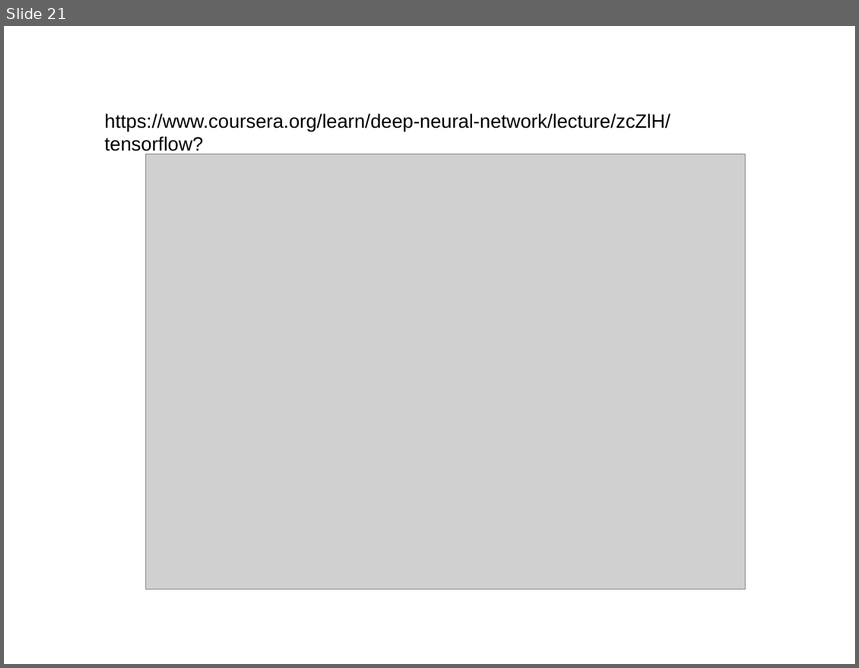
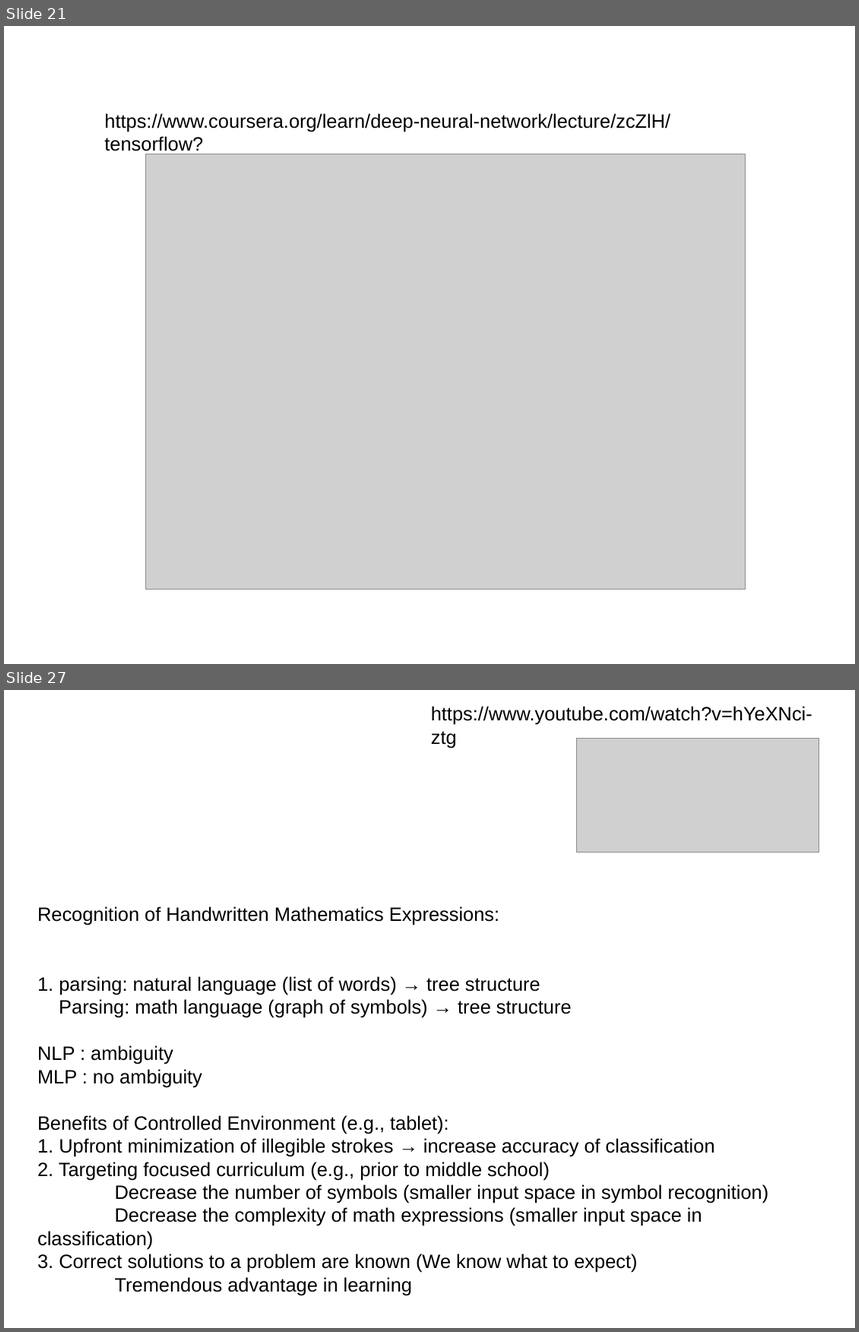
Before and after one commit to rosepark222/RNN-for-adding-two-binary-numbers, a slide deck: RNN.odp. Shown one above the other, each under a label of ours: slide 21 before the commit, slides 21 and 27 after it; the slides between them are not shown. The pictures are 859x668 and 859x1332 pixels, drawn with LibreOffice and Linux fonts; fonts in the diff are those of the drawing; grey boxes stand for pictures. Boxes give left, top, right and bottom in pixels: in the first picture for what was removed or moved away, otherwise in the second. Text is boxed around its words. In the diff, an @@ line names an element or a change of style, - is before the commit and + after.

```diff
--- a/RNN.odp
+++ b/RNN.odp
@@ slide 27 added at [4,690,855,1328], background #FFFFFF @@
@@ text added at [431,706,813,748], 18 pt, text #000000 @@
+https://www.youtube.com/watch?v=hYeXNci-ztg
@@ picture added at [576,738,819,852] @@
@@ text added at [37,907,769,1296], 18 pt, text #000000 @@
+Recognition of Handwritten Mathematics Expressions:
+1. parsing: natural language (list of words) → tree structure
+Parsing: math language (graph of symbols) → tree structure
+NLP : ambiguity
+MLP : no ambiguity
+Benefits of Controlled Environment (e.g., tablet):
+1. Upfront minimization of illegible strokes → increase accuracy of classification
+2. Targeting focused curriculum (e.g., prior to middle school)
+Decrease the number of symbols (smaller input space in symbol recognition)
+Decrease the complexity of math expressions (smaller input space in classification)
+3. Correct solutions to a problem are known (We know what to expect)
+Tremendous advantage in learning
```
Also in this commit, not shown: 1 slide changed, 7 other slides added, 2 slides removed.
